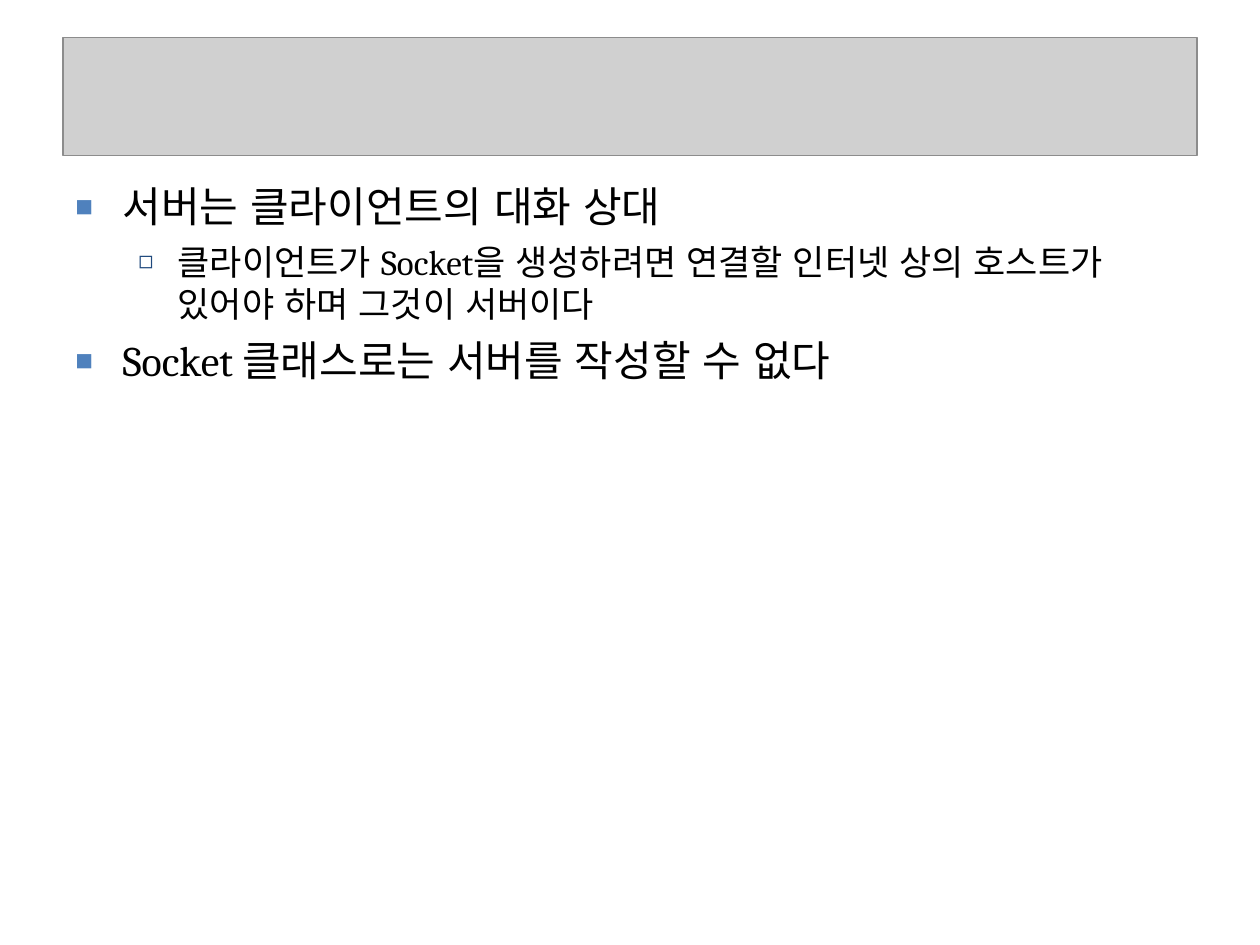
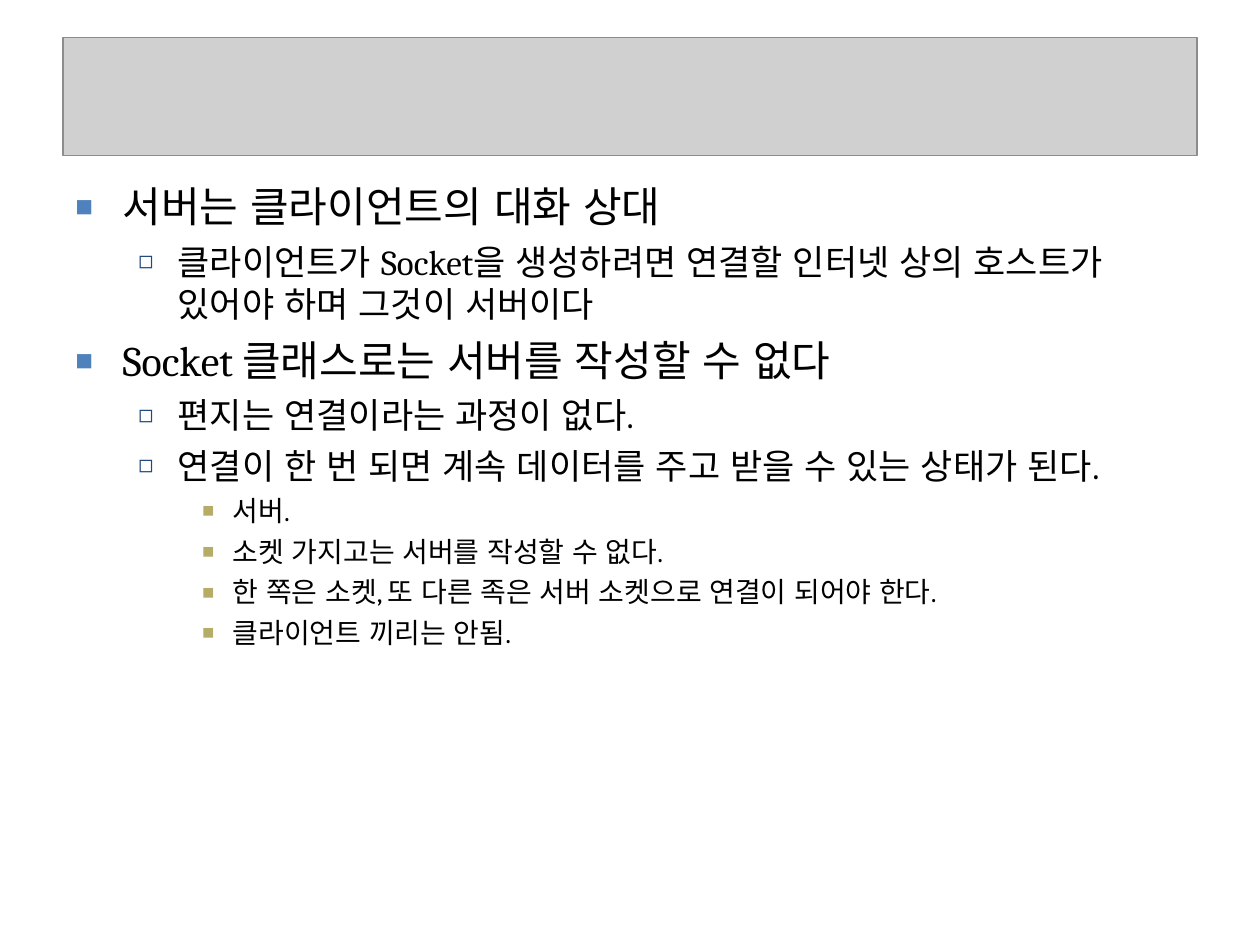
Before and after one commit to seleuchel/javaNetwork, a slide deck: slide 2 of ppt/321_chap09ServerSocket.ppt. Drawn at 1260x945 pixels with LibreOffice and Linux fonts; fonts in the diff are those of the drawing; grey boxes stand for pictures; background and template pictures are left out. Boxes give left, top, right and bottom in pixels: in the first picture for what was removed or moved away, otherwise in the second. Text is boxed around its words. In the diff, an @@ line names an element or a change of style, - is before the commit and + after.

```diff
--- a/ppt/321_chap09ServerSocket.ppt
+++ b/ppt/321_chap09ServerSocket.ppt
@@ text at [178, 399, 1099, 646]: paragraphs added @@
+  ◻ 편지는 연결이라는 과정이 없다.
+  ◻ 연결이 한 번 되면 계속 데이터를 주고 받을 수 있는 상태가 된다.
+    ▪ 서버.
+    ▪ 소켓 가지고는 서버를 작성할 수 없다.
+    ▪ 한 쪽은 소켓, 또 다른 족은 서버 소켓으로 연결이 되어야 한다.
+    ▪ 클라이언트 끼리는 안됨.
```
Also in this commit, not shown: 7 other slides changed, 4 other files.
